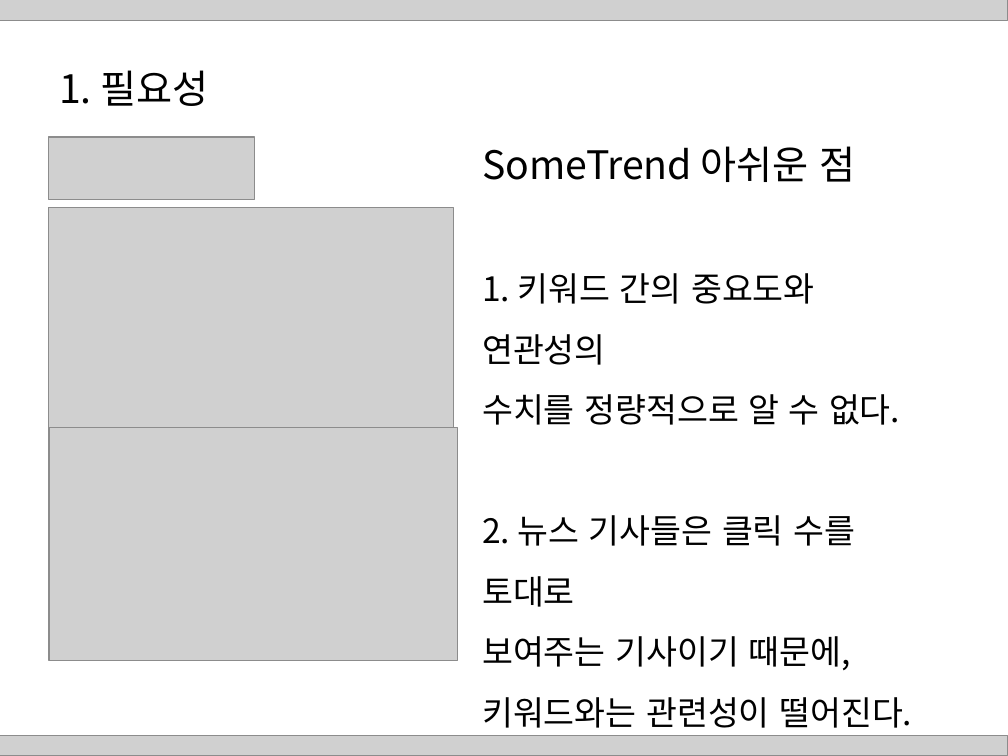
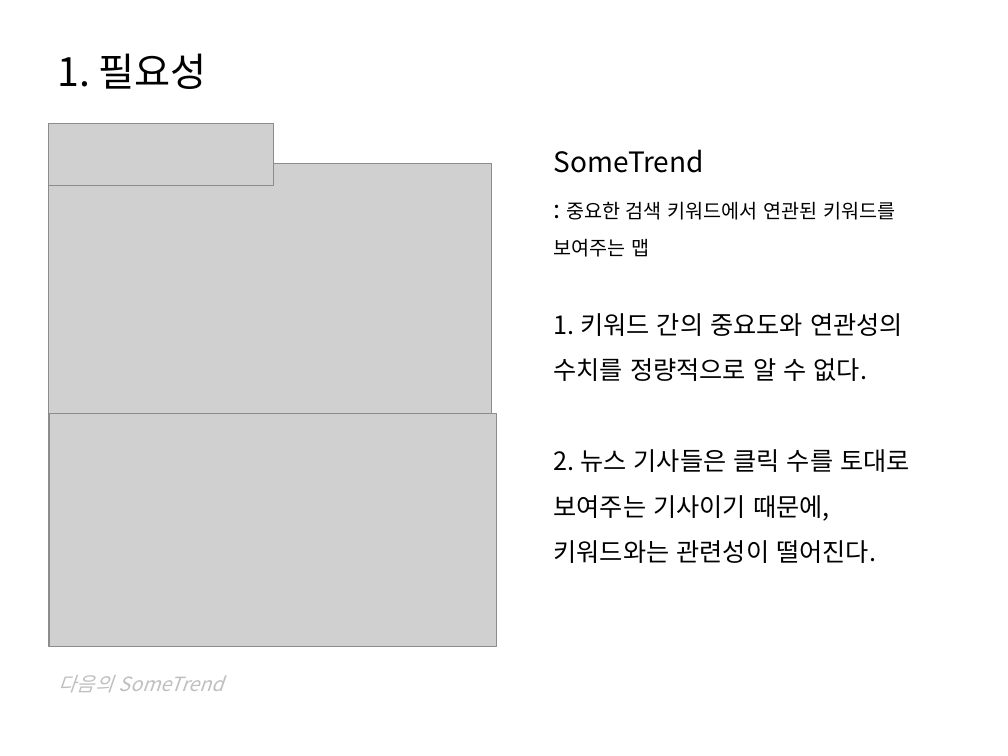
Before and after one commit to HaYongdae/issuewhatshow, a slide deck: slide 5 of doc/최종 PPT.pptx (slide 4 before the commit). Drawn at 1008x756 pixels with LibreOffice and Linux fonts; fonts in the diff are those of the drawing; grey boxes stand for pictures. Boxes give left, top, right and bottom in pixels: in the first picture for what was removed or moved away, otherwise in the second. Text is boxed around its words. In the diff, an @@ line names an element or a change of style, - is before the commit and + after.

```diff
--- a/doc/최종 PPT.pptx
+++ b/doc/최종 PPT.pptx
@@ picture removed at [0,0,1008,21] @@
@@ title "1. 필요성": place and size @@
-title "1. 필요성" at [59,70,208,106]
+title "1. 필요성" at [57,53,207,89]
@@ picture: place and size @@
-picture at [49,137,255,200]
+picture at [49,123,274,185]
@@ text "SomeTrend": place and size @@
-text "SomeTrend" at [482,146,912,728]
+text "SomeTrend" at [554,149,910,563]
@@ text at [554,149,910,521]: text changed; size 24 to 18 pt @@
-SomeTrend 아쉬운 점
-1. 키워드 간의 중요도와 연관성의
-수치를 정량적으로 알 수 없다.
-2. 뉴스 기사들은 클릭 수를 토대로
-보여주는 기사이기 때문에,
+SomeTrend
+: 중요한 검색 키워드에서 연관된 키워드를 보여주는 맵
+1. 키워드 간의 중요도와 연관성의 수치를 정량적으로 알 수 없다.
+2. 뉴스 기사들은 클릭 수를 토대로 보여주는 기사이기 때문에,
@@ picture: place and size @@
-picture at [49,208,454,427]
+picture at [49,163,492,413]
@@ picture: place and size @@
-picture at [49,427,458,660]
+picture at [49,414,497,647]
@@ text at [554,540,876,563]: size 24 to 18 pt in "키워드와는 관련성이 떨어진다." @@
@@ text added at [59,675,224,692], 14 pt, text #BFBFBF, italic @@
+다음의 SomeTrend
@@ picture removed at [0,735,1008,756] @@
```
Also in this commit, not shown: 26 other slides changed.
